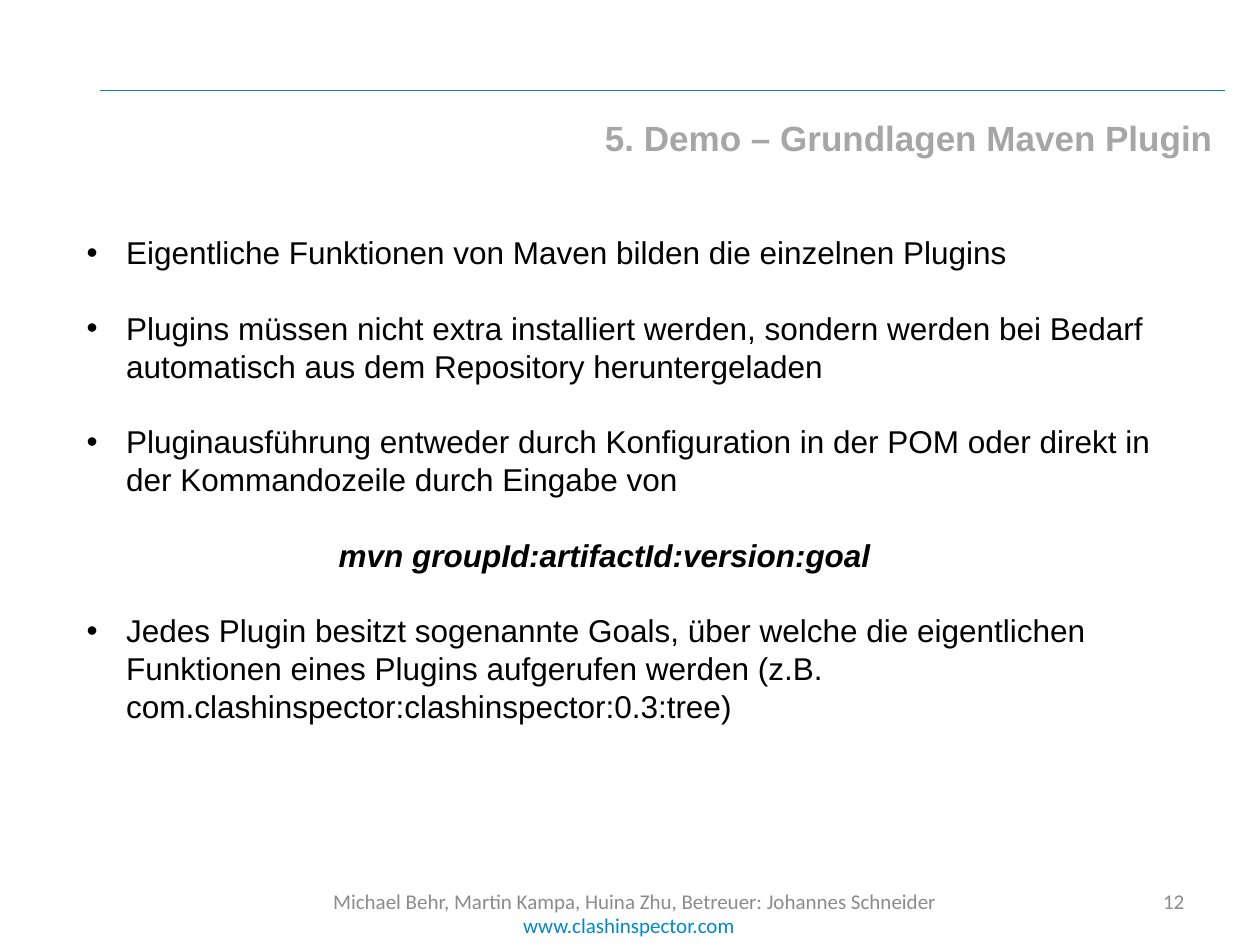
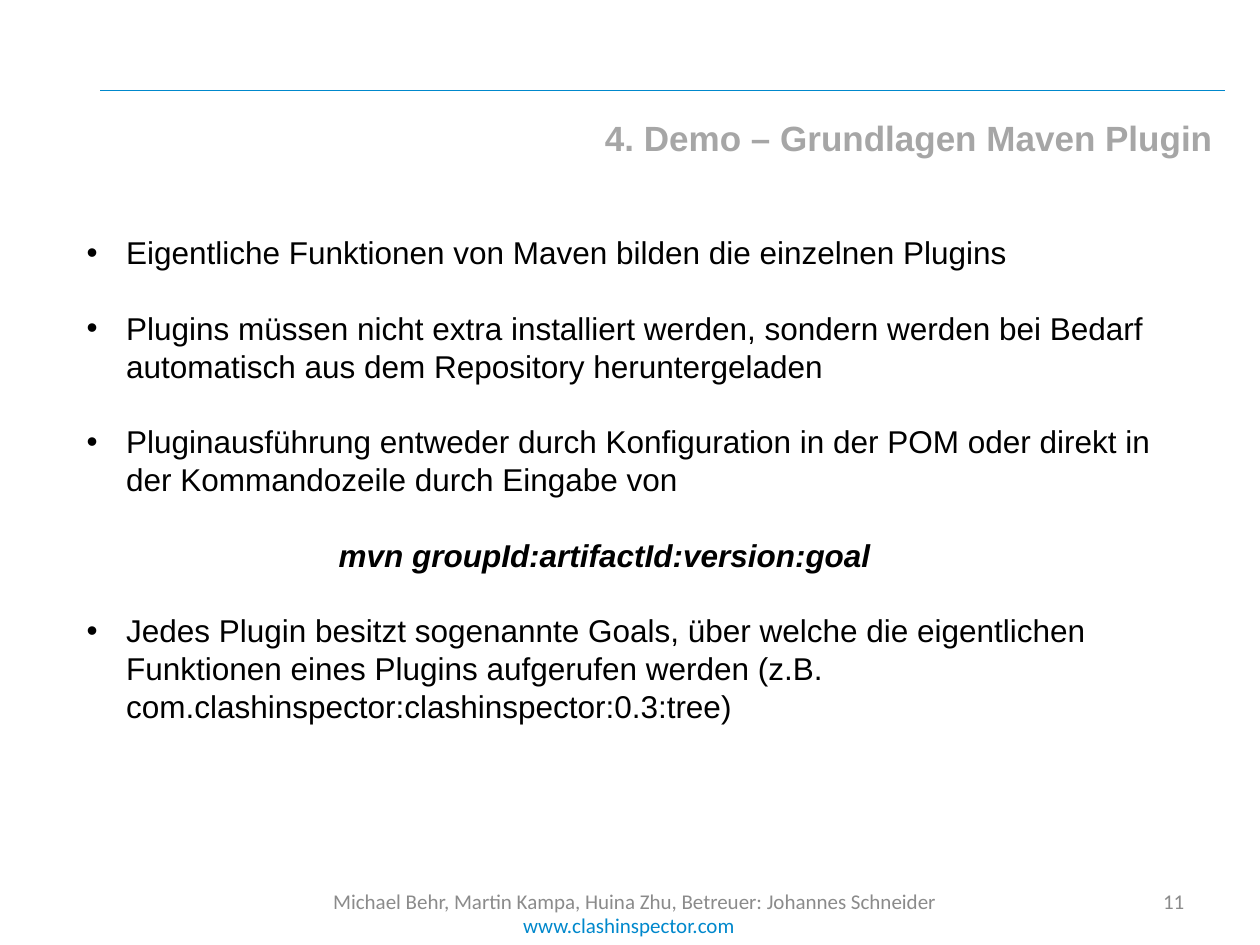
Before and after one commit to cedarsoft/clashinspector.com, a slide deck: slide 11 of presentation/Jahresprojekt Endpräsentation.pptx (slide 12 before the commit). Drawn at 1260x945 pixels with LibreOffice and Linux fonts; fonts in the diff are those of the drawing; background and template pictures are left out. Boxes give left, top, right and bottom in pixels: in the first picture for what was removed or moved away, otherwise in the second. Text is boxed around its words. In the diff, an @@ line names an element or a change of style, - is before the commit and + after.

```diff
--- a/presentation/Jahresprojekt Endpräsentation.pptx
+++ b/presentation/Jahresprojekt Endpräsentation.pptx
@@ text at box(605, 126, 1212, 157): text changed @@
-5. Demo – Grundlagen Maven Plugin
+4. Demo – Grundlagen Maven Plugin
@@ page number at box(1163, 895, 1184, 909): text changed @@
-12
+11
```
Also in this commit, not shown: 11 other slides changed, 4 other files.
